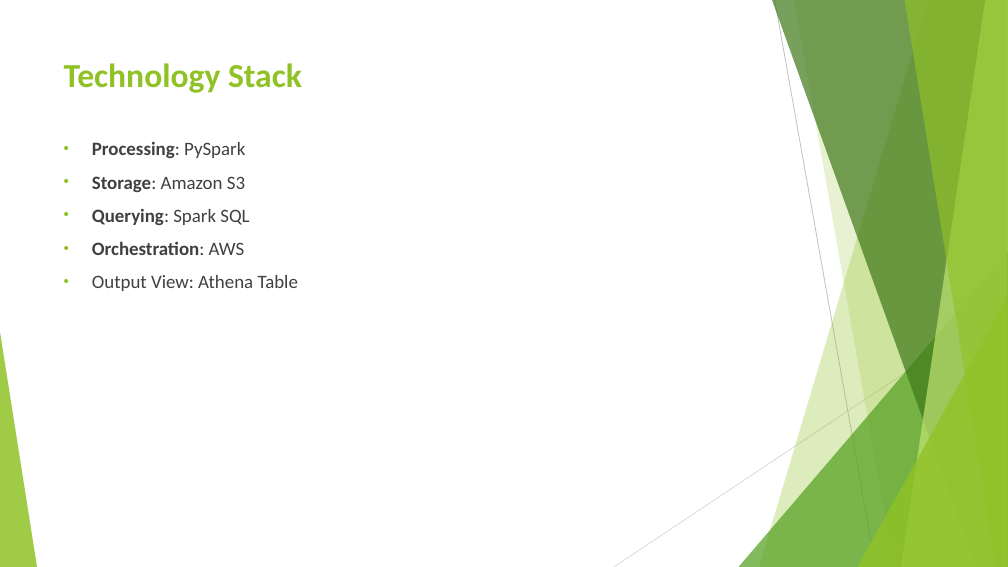
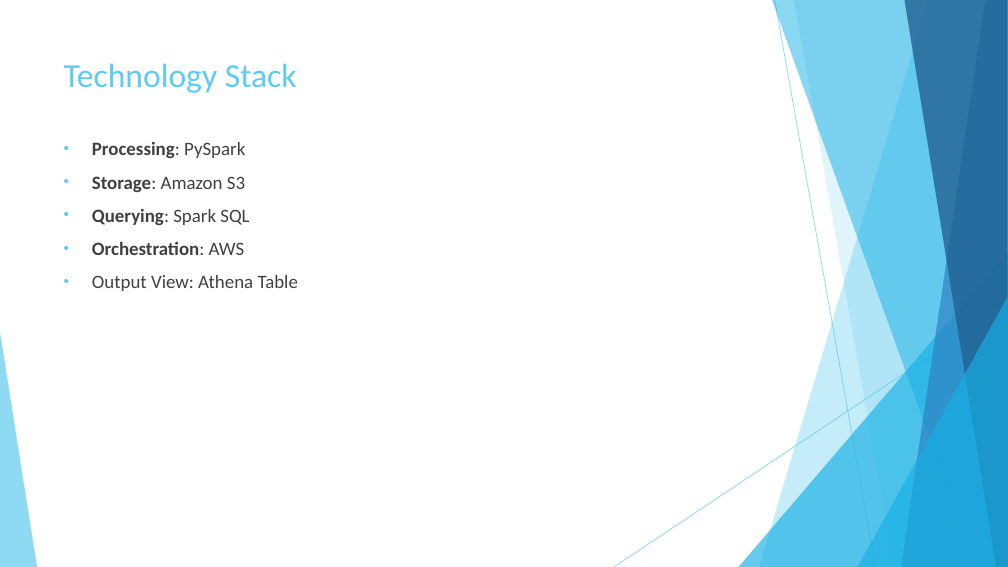
Before and after one commit to rdinesh808/Data_Lake_Construction_and_Querying_With_PySpark, a slide deck: slide 3 of Data_Lake_Construction_and_Querying_With_PySpark.pptx. Drawn at 1008x567 pixels with LibreOffice and Linux fonts; fonts in the diff are those of the drawing. Boxes give left, top, right and bottom in pixels: in the first picture for what was removed or moved away, otherwise in the second. Text is boxed around its words. In the diff, an @@ line names an element or a change of style, - is before the commit and + after.

```diff
--- a/Data_Lake_Construction_and_Querying_With_PySpark.pptx
+++ b/Data_Lake_Construction_and_Querying_With_PySpark.pptx
@@ freeform shape at [759,0,1008,567]: fill #90C226 at 30% opacity to #5FCBEF at 36% opacity @@
@@ freeform shape at [772,0,1008,567]: fill #3F7819 at 70% opacity to #17B0E4 at 50% opacity @@
@@ line (775, 0) - (876, 567): stroke #BFBFBF 0.75 pt to #5FCBEF 0.75 pt @@
@@ freeform shape at [794,0,1008,567]: fill #90C226 at 20% opacity to #5FCBEF at 20% opacity @@
@@ freeform shape at [901,0,1008,567]: fill #C0E474 at 70% opacity to #2E83C3 at 70% opacity @@
@@ freeform shape at [904,0,1008,567]: fill #90C226 at 65% opacity to #226292 at 80% opacity @@
@@ title "Technology Stack" at [64,63,297,93]: text colour #90C226 to #5FCBEF, bold off @@
@@ text "Processing: PySpark" at [92,142,298,291]: bullet colour #90C226 to #5FCBEF @@
@@ triangle at [739,252,1008,567]: fill #54A021 at 72% opacity to #17B0E4 at 66% opacity @@
@@ triangle at [858,297,1008,567]: fill #90C226 at 80% opacity to #17B0E4 at 66% opacity @@
@@ line (1008, 305) - (614, 567): stroke #D9D9D9 0.75 pt to #5FCBEF 0.75 pt @@
@@ triangle at [0,332,37,567]: fill #90C226 at 85% opacity to #5FCBEF at 70% opacity @@
```
Also in this commit, not shown: 4 other slides changed, 6 slides added, 1 slide removed, 3 other files.
